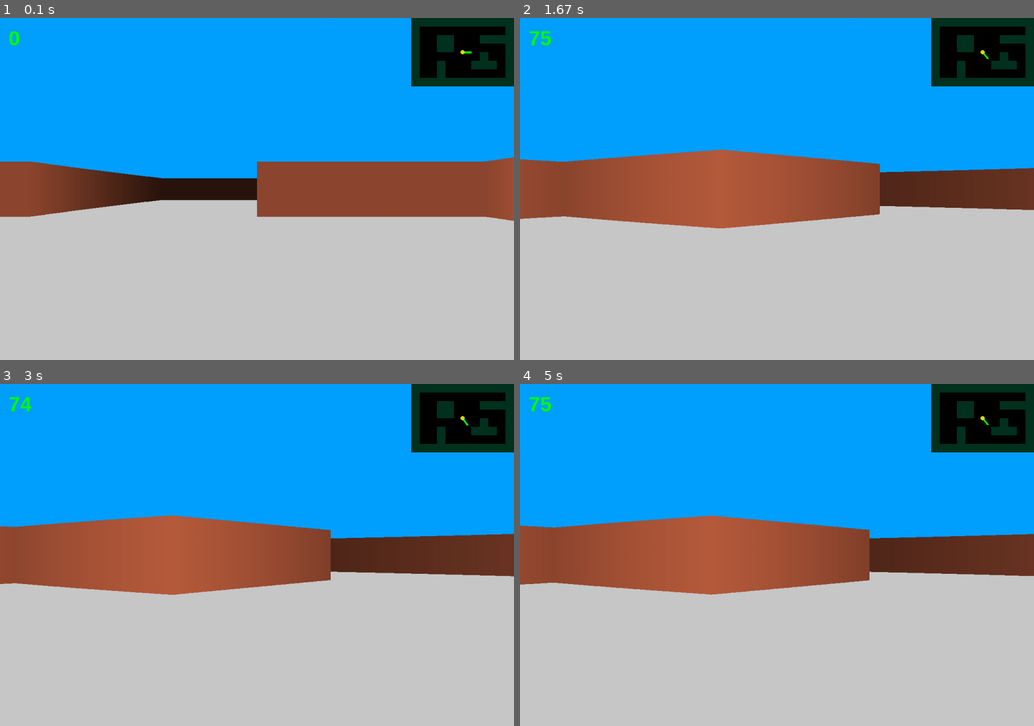
Above: before the commit, frames 1-4 (two rows, left to right).
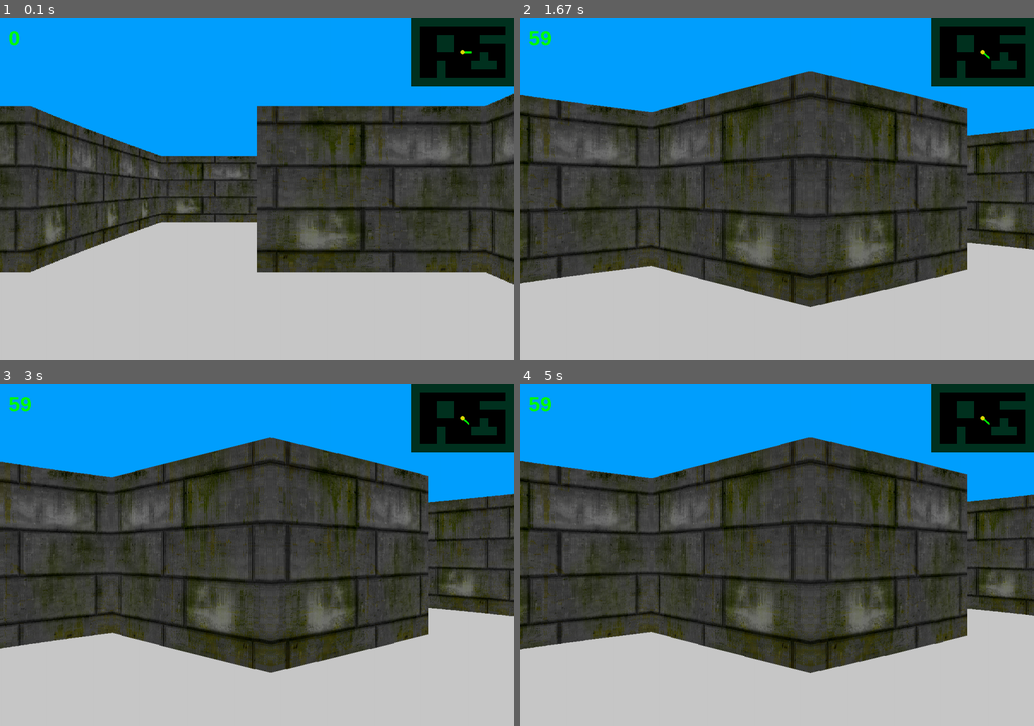
Above: after the commit, the same moments.

Repository: dath1s/DOOMSTEIN_PyGameProject_Yandex
Game: pygame game, started from main.py
The game is run twice, just before and just after one commit, with the same random seed, the same clock (stepped at 60 frames per second) and the same inputs.
Inputs:
- Up to frame 1 (0.1 s): no input
- Up to frame 2 (1.67 s): hold Right 0.33-0.8 s; hold Right 0.83-1.3 s; hold Left from 1.33 s (still down)
- Up to frame 3 (3 s): release Left at 1.87 s; hold Left 1.9-2.3 s; hold Right 2.33-2.97 s
- Up to frame 4 (5 s): hold Left 3-3.47 s; hold Right 3.5-3.97 s; hold Right 4-4.47 s; hold Left from 4.5 s (still down)

The runs differ from the first frame. In frame 1, 39% of the frame differs, in the area x 0-100%, y 22-78%; in frame 2, 53%, in the area x 0-100%, y 3-85%; in frame 3, 52%; in frame 4, 53%.

Commit message:
v1.2 Что было добавлено:     1) Текстуры стен

Diff:
--- a/config.py
+++ b/config.py
@@ -6,7 +6,7 @@
 HEIGHT = 800
 
 # Основные настройки
-FPS = 75
+FPS = 60
 
 # цвета
 colors = \
@@ -34,9 +34,13 @@
 NUM_OF_RAYS = 300  # Количество лучей испускаемых камерой
 dt_ANGLE = FOV / NUM_OF_RAYS  # Угол между лучами
 DIST = NUM_OF_RAYS / (2 * math.tan(HALF_FOV))  # Расстояние до объекта
-PROJECTION_C = DIST * TILE_WIDTH  # Коэфициент отображения
+PROJECTION_C = 3 * DIST * TILE_WIDTH  # Коэфициент отображения
 SCALE = WIDTH // NUM_OF_RAYS  # Коэфициент масштабирования объекта на экране
 
 # Мини-карта
 MAP_SCALE = 5
 MAP_TILE = TILE_WIDTH // MAP_SCALE
+
+# Текстуры
+T_WIDTH, T_HEIGHT = 1200, 1200
+T_Scale = T_WIDTH // TILE_WIDTH
--- a/draw.py
+++ b/draw.py
@@ -9,6 +9,7 @@
         self.sc = sc
         self.mini_map_surf = mini_map_surf
         self.font = pg.font.SysFont('Arial', 48, bold=True)
+        self.texture = pg.image.load('textures/wall.png').convert()
 
     def draw_background(self):
         # Отрисовка неба и пола
@@ -16,7 +17,7 @@
         pg.draw.rect(self.sc, colors["light-gray"], (0, HALF_HEIGHT, WIDTH, HEIGHT))
 
     def draw_map(self, player_pos, player_angle):
-        ray_casting(self.sc, player_pos, player_angle)
+        ray_casting(self.sc, player_pos, player_angle, self.texture)
 
     def fps_rate(self, clock):
         display_fps = str(int(clock.get_fps()))
--- a/player_settings.py
+++ b/player_settings.py
@@ -1,3 +1,3 @@
 player_start_pos = (600, 400)
 player_view_angle = 0
-player_speed = 2
+player_speed = 5
--- a/ray_casting.py
+++ b/ray_casting.py
@@ -7,7 +7,7 @@
     return (x // TILE_WIDTH) * TILE_WIDTH, (y // TILE_WIDTH) * TILE_WIDTH
 
 
-def ray_casting(sc, player_pos, player_angle):
+def ray_casting(sc, player_pos, player_angle, texture):
     cur_angle = player_angle - HALF_FOV
     s_X, s_Y = player_pos
     c_X, c_Y = select_cur_sector(s_X, s_Y)
@@ -19,24 +19,28 @@
         x, dx = (c_X + TILE_WIDTH, 1) if cos_a >= 0 else (c_X, -1)
         for i in range(0, WIDTH, TILE_WIDTH):
             depth_v = (x - s_X) / cos_a
-            y = s_Y + depth_v * sin_a
-            if select_cur_sector(x + dx, y) in world_map:
+            yv = s_Y + depth_v * sin_a
+            if select_cur_sector(x + dx, yv) in world_map:
                 break
             x += dx * TILE_WIDTH
 
         y, dy = (c_Y + TILE_WIDTH, 1) if sin_a >= 0 else (c_Y, -1)
         for i in range(0, WIDTH, TILE_WIDTH):
             depth_h = (y - s_Y) / sin_a
-            x = s_X + depth_h * cos_a
-            if select_cur_sector(x, y + dy) in world_map:
+            xh = s_X + depth_h * cos_a
+            if select_cur_sector(xh, y + dy) in world_map:
                 break
             y += dy * TILE_WIDTH
 
         # Отображение ближайшего пересечения
-        depth = depth_v if depth_v < depth_h else depth_h
+        depth, offset = (depth_v, yv) if depth_v < depth_h else (depth_h, xh)
+        offset = int(offset) % TILE_WIDTH
         depth *= math.cos(player_angle - cur_angle)
-        projection_height = PROJECTION_C / depth
-        dt_color = 255 / (1 + depth ** 2 * 0.00002)
-        pg.draw.rect(sc, (dt_color, dt_color // 2, dt_color // 3), (ray * SCALE, HALF_HEIGHT - projection_height // 2,
-                                                    SCALE, projection_height))
+        depth = max(depth, 0.00001)
+        projection_height = min(int(PROJECTION_C / depth), 2 * HEIGHT)
+
+        wall_texture = texture.subsurface(offset * T_Scale, 0, T_Scale, T_HEIGHT)
+        wall_texture = pg.transform.scale(wall_texture, (SCALE, projection_height))
+        sc.blit(wall_texture, (ray * SCALE, HALF_HEIGHT - projection_height // 2))
+
         cur_angle += dt_ANGLE
Binary file added: textures/wall.png
